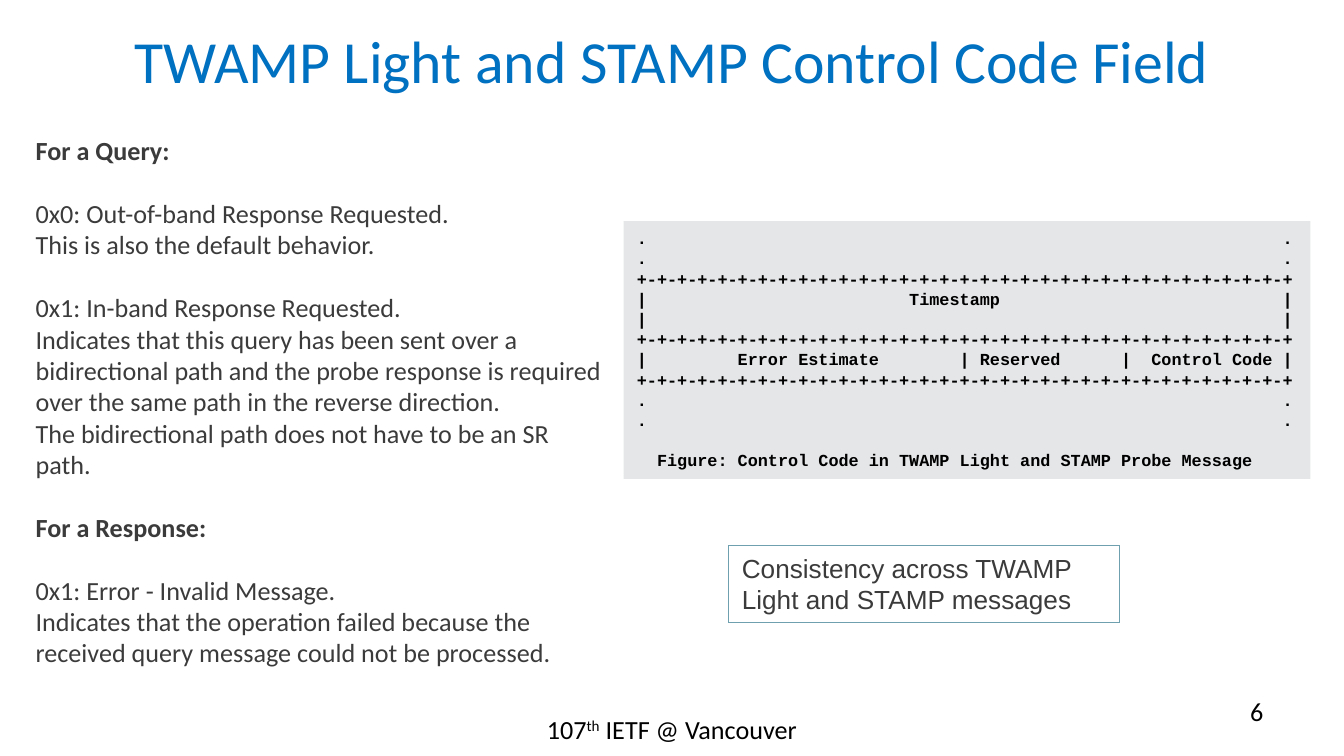
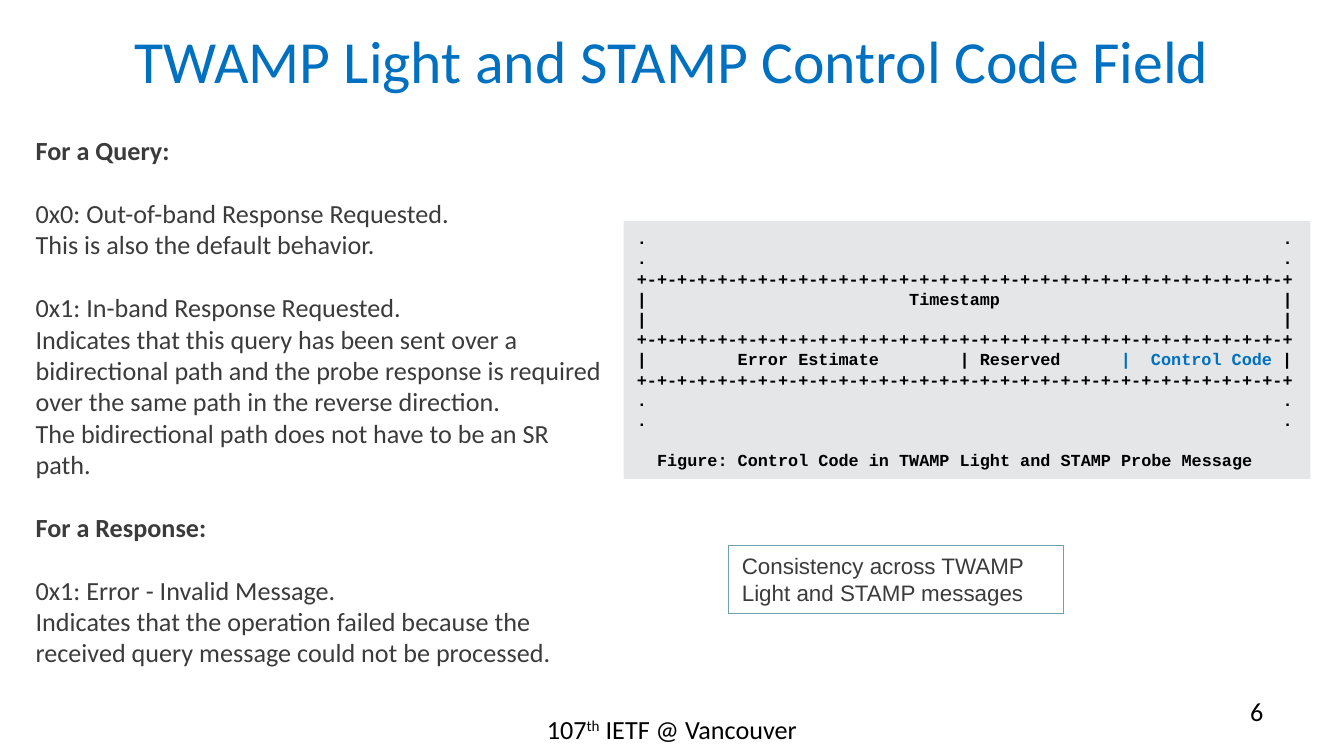
Before and after one commit to rakgandhi/ietf-slides, a slide deck: slide 6 of draft-gandhi-spring-twamp-srpm-07.pptx. Drawn at 1344x756 pixels with LibreOffice and Linux fonts; fonts in the diff are those of the drawing. Boxes give left, top, right and bottom in pixels: in the first picture for what was removed or moved away, otherwise in the second. Text is boxed around its words. In the diff, an @@ line names an element or a change of style, - is before the commit and + after.

```diff
--- a/draft-gandhi-spring-twamp-srpm-07.pptx
+++ b/draft-gandhi-spring-twamp-srpm-07.pptx
@@ text in rectangle at bbox=[738, 353, 1272, 365]: text colour #000000 to #0070C0 in "| Control Code" @@
@@ rectangle "Consistency across TWAMP Light and ...": place and size @@
-rectangle "Consistency across TWAMP Light and ..." at bbox=[728, 546, 1120, 622]
+rectangle "Consistency across TWAMP Light and ..." at bbox=[728, 546, 1064, 613]
@@ rectangle "Consistency across TWAMP Light and ..." at bbox=[728, 546, 1064, 613]: size 14 to 12 pt @@
```
Also in this commit, not shown: 9 other slides changed.
